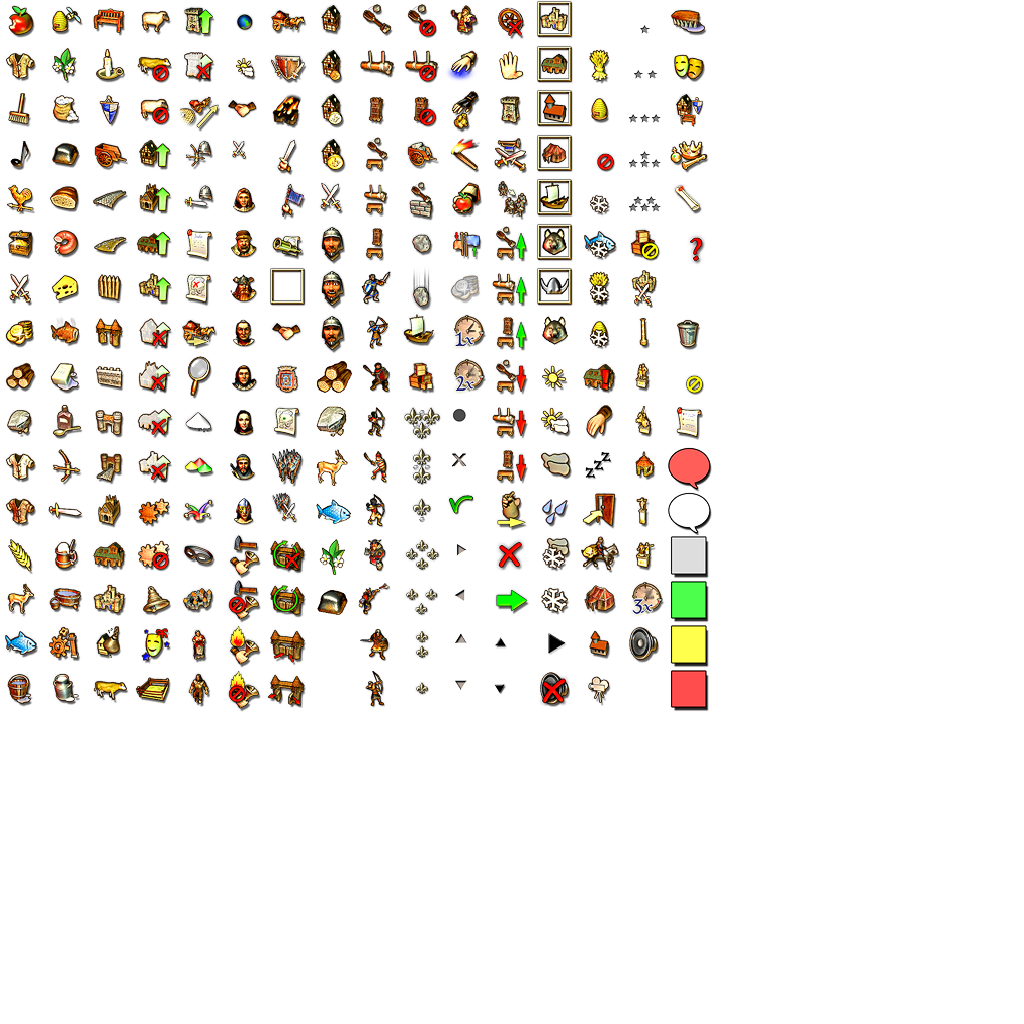
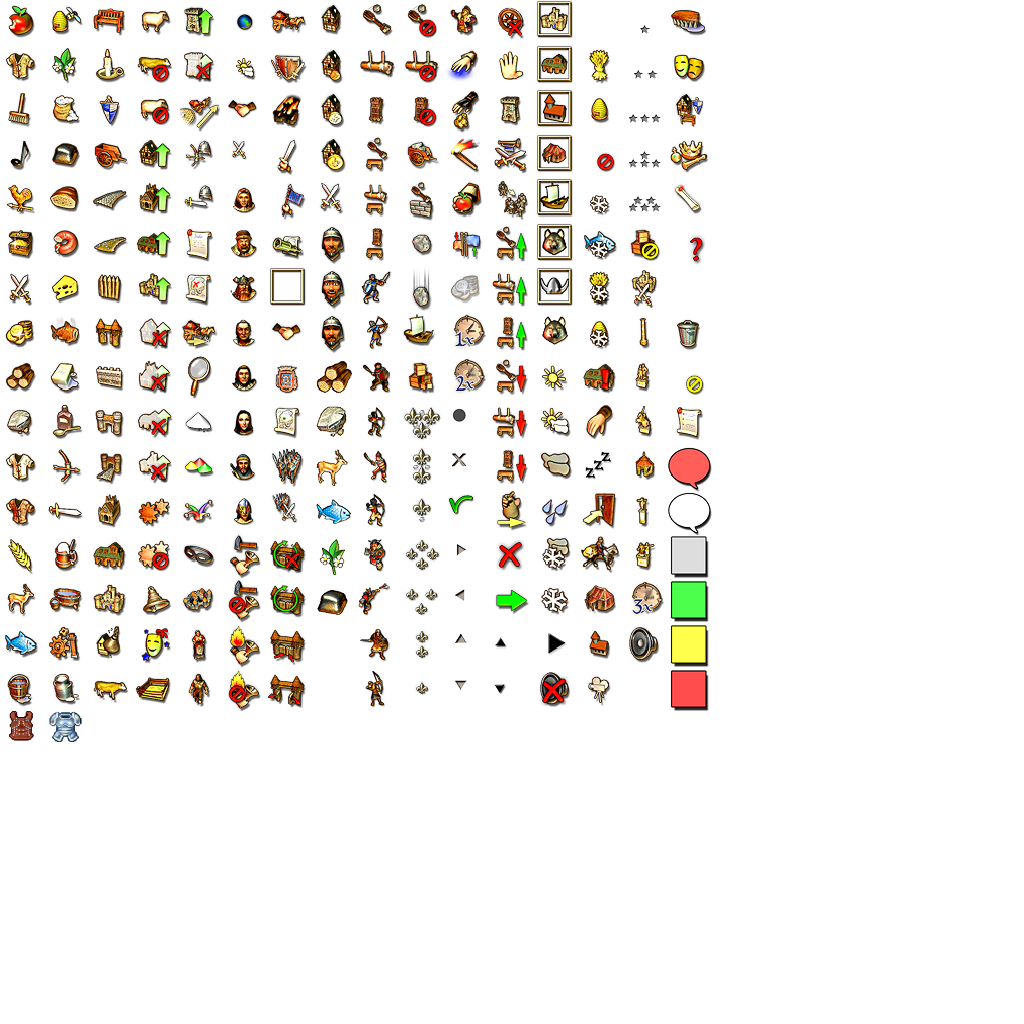
Layers edited between the first and the second 1024px x 1024px image:
added layer "Eingefügte Ebene #1" above "Eingefügte Ebene" over [49, 711, 82, 742]
showed "Eingefügte Ebene", painted on it over [9, 711, 82, 741]
